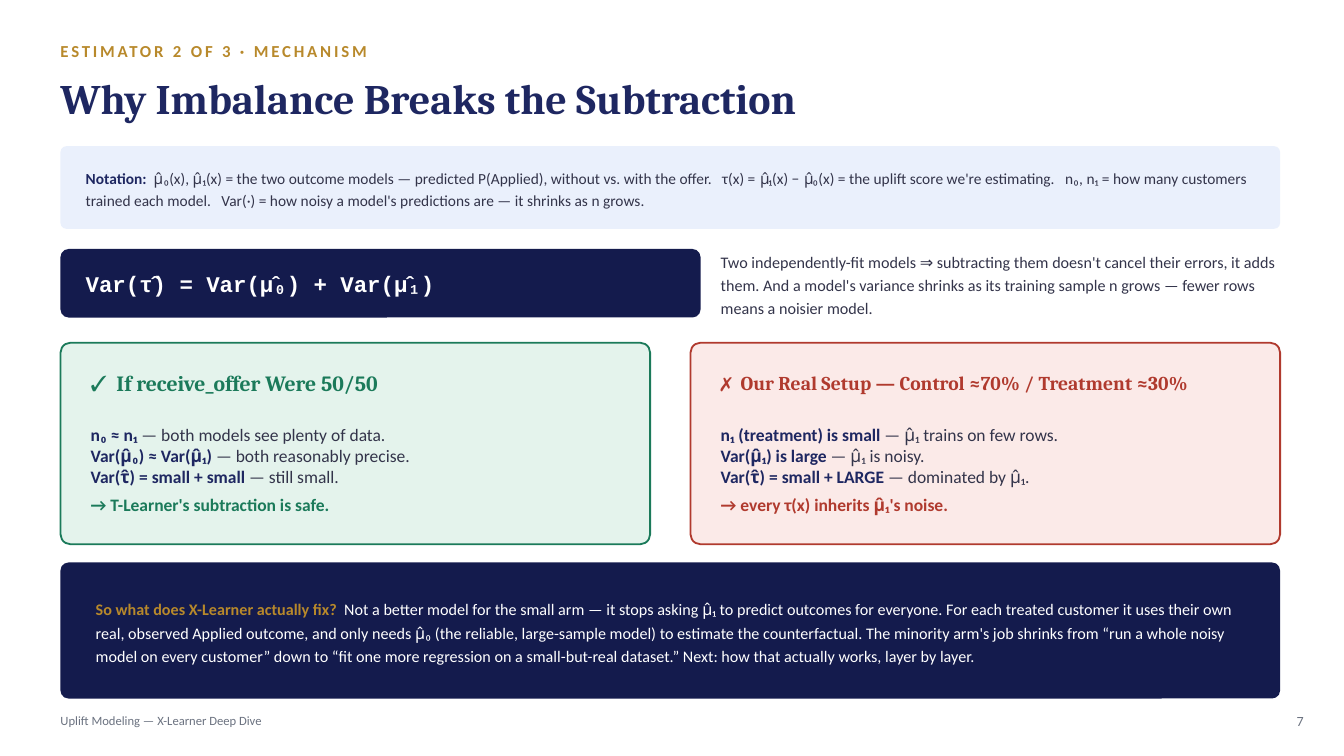
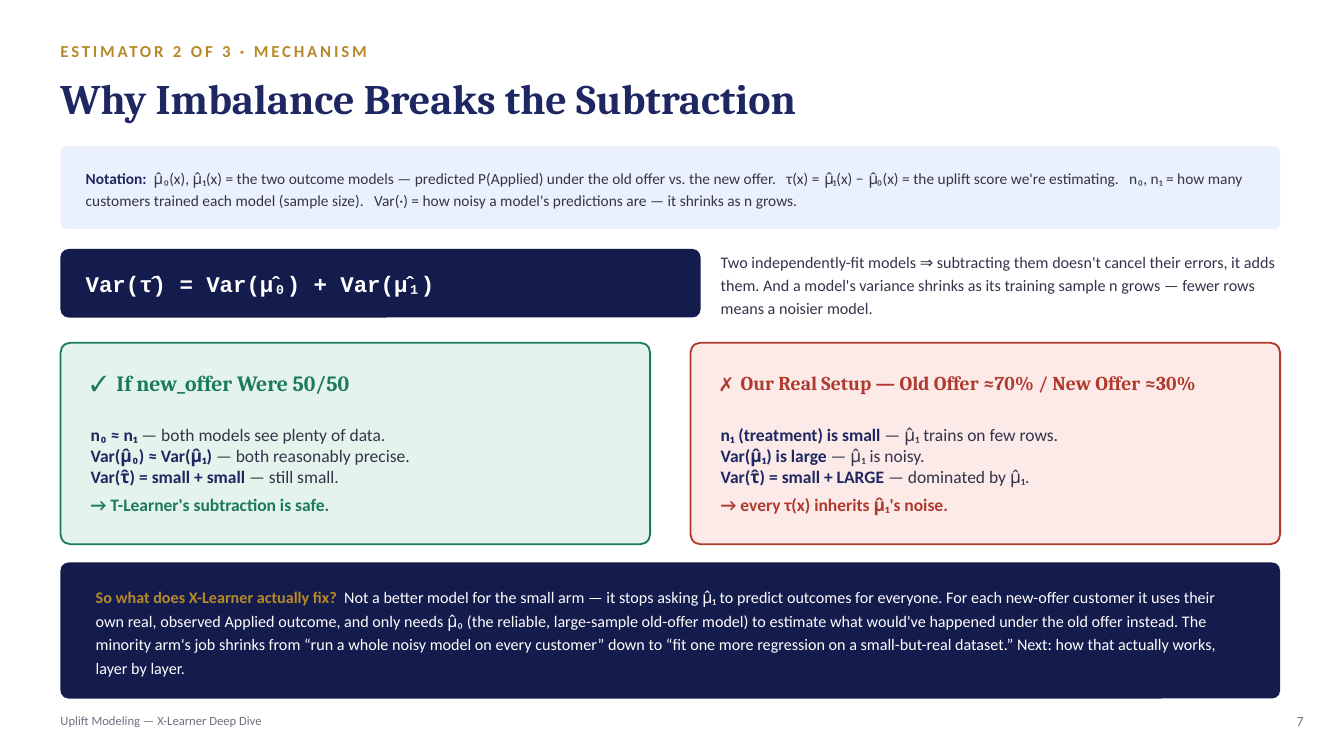
Before and after one commit to crystal1361/uplift-model, a slide deck: slide 7 of uplift_model_deck.pptx. Drawn at 1344x756 pixels with LibreOffice and Linux fonts; fonts in the diff are those of the drawing. Boxes give left, top, right and bottom in pixels: in the first picture for what was removed or moved away, otherwise in the second. Text is boxed around its words. In the diff, an @@ line names an element or a change of style, - is before the commit and + after.

```diff
--- a/uplift_model_deck.pptx
+++ b/uplift_model_deck.pptx
@@ text at [86,172,1243,209]: text changed @@
-Notation: μ̂₀(x), μ̂₁(x) = the two outcome models — predicted P(Applied), without vs. with the offer. τ(x) = μ̂₁(x) − μ̂₀(x) = the uplift score we're estimating. n₀, n₁ = how many customers trained each model. Var(·) = how noisy a model's predictions are — it shrinks as n grows.
+Notation: μ̂₀(x), μ̂₁(x) = the two outcome models — predicted P(Applied) under the old offer vs. the new offer. τ(x) = μ̂₁(x) − μ̂₀(x) = the uplift score we're estimating. n₀, n₁ = how many customers trained each model (sample size). Var(·) = how noisy a model's predictions are — it shrinks as n grows.
@@ text at [116,375,350,394]: text changed @@
-✓ If receive_offer Were 50/50
+✓ If new_offer Were 50/50
@@ text at [741,376,1196,394]: text changed @@
-✗ Our Real Setup — Control ≈70% / Treatment ≈30%
+✗ Our Real Setup — Old Offer ≈70% / New Offer ≈30%
@@ text at [96,590,1216,677]: text changed @@
-So what does X-Learner actually fix? Not a better model for the small arm — it stops asking μ̂₁ to predict outcomes for everyone. For each treated customer it uses their own real, observed Applied outcome, and only needs μ̂₀ (the reliable, large-sample model) to estimate the counterfactual. The minority arm's job shrinks from “run a whole noisy model on every customer” down to “fit one more regression on a small-but-real dataset.” Next: how that actually works, layer by layer.
+So what does X-Learner actually fix? Not a better model for the small arm — it stops asking μ̂₁ to predict outcomes for everyone. For each new-offer customer it uses their own real, observed Applied outcome, and only needs μ̂₀ (the reliable, large-sample old-offer model) to estimate what would've happened under the old offer instead. The minority arm's job shrinks from “run a whole noisy model on every customer” down to “fit one more regression on a small-but-real dataset.” Next: how that actually works, layer by layer.
```
Also in this commit, not shown: 8 other slides changed, 1 other file.
